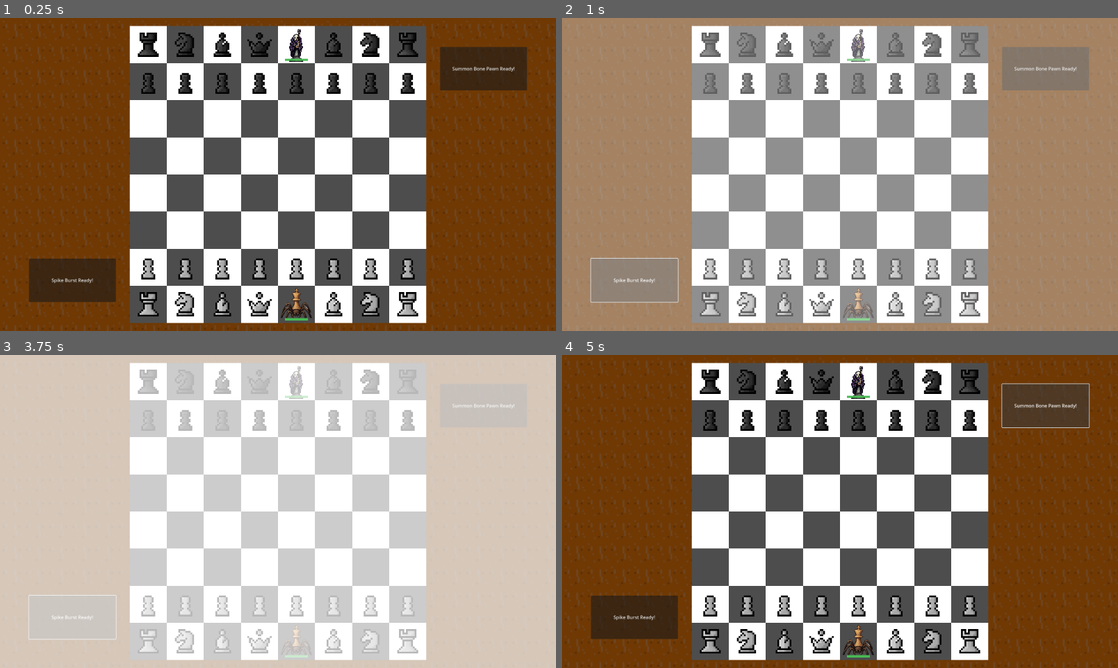
Above: before the commit, frames 1-4 (two rows, left to right).
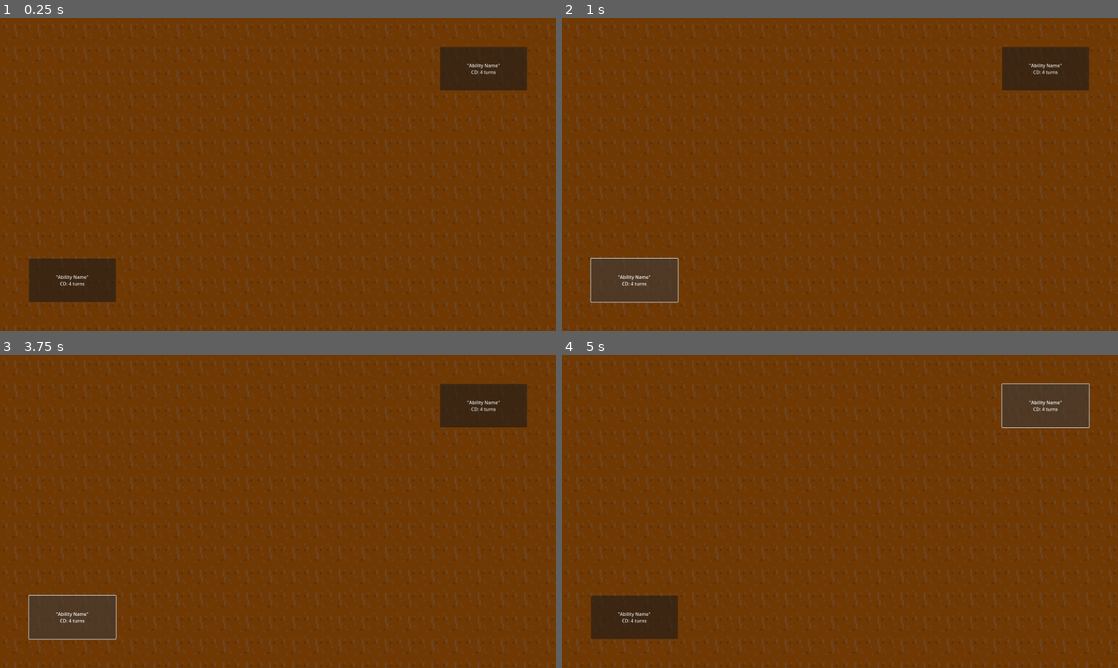
Above: after the commit, the same moments.

Repository: maximilian-hub/crpg_godot
Game: Godot game, scene res://scenes/main.tscn
Two runs of this game, one before a commit and one after it. Both use one fixed random seed, a clock stepped at 60 frames per second and the inputs below.
Inputs:
- Up to frame 1 (0.25 s): no input
- Up to frame 2 (1 s): click "Spike Burst Ready!" (after the commit: "'Ability Name' CD: 4 turns") at 0.5 s
- Up to frame 3 (3.75 s): click "Summon Bone Pawn Ready!" (after the commit: "'Ability Name' CD: 4 turns") at 1.25 s; click "Spike Burst Ready!" (after the commit: "'Ability Name' CD: 4 turns") at 2 s; click "Summon Bone Pawn Ready!" (after the commit: "'Ability Name' CD: 4 turns") at 2.75 s; click "Spike Burst Ready!" (after the commit: "'Ability Name' CD: 4 turns") at 3.5 s
- Up to frame 4 (5 s): click "Summon Bone Pawn Ready!" (after the commit: "'Ability Name' CD: 4 turns") at 4.25 s

The runs differ from the first frame. In frame 1, 51% of the frame differs, in the area x 9-93%, y 2-98%; in frame 2, 100%; in frame 3, 100%, in the area x 0-100%, y 0-100%; in frame 4, 51%.
Error after the commit: Parse Error: Cannot infer the type of "original_scale" variable because the value doesn't have a set type. (res://scripts/core/chess_board.gd:289)

Commit message:
Added basic game ending framework.

Diff:
--- a/scripts/core/chess_board.gd
+++ b/scripts/core/chess_board.gd
@@ -281,16 +281,20 @@
 		spawn_explosion(pos)
 
 func start_minotaur_rage_intro(minotaur_node: Node) -> void:
-	controller.is_input_locked = true
-
+	if not is_instance_valid(minotaur_node):
+		printerr("start_minotaur_rage_intro: Invalid Minotaur view node.")
+		rage_intro_animation_completed.emit()
+		return
+
+	var original_scale := minotaur_node.scale
 	var tween = create_tween()
-	tween.tween_property(minotaur_node, "scale", minotaur_node.scale * 1.25, 1).set_trans(Tween.TRANS_ELASTIC)
+	tween.tween_property(minotaur_node, "scale", original_scale * 1.25, 1).set_trans(Tween.TRANS_ELASTIC)
 	tween.tween_interval(0.15) # Adjust timing as needed
-	tween.tween_property(minotaur_node, "scale", minotaur_node.scale, 0.1)
+	tween.tween_property(minotaur_node, "scale", original_scale, 0.1)
 	await tween.finished
 
-	controller.is_input_locked = false
-	emit_signal("rage_intro_animation_completed")
+	# The Model owns input locking for the complete action/reaction chain.
+	rage_intro_animation_completed.emit()
 
 func flash_screen(duration := 1):
 	flash_overlay.visible = true
--- a/scripts/core/chess_controller.gd
+++ b/scripts/core/chess_controller.gd
@@ -23,6 +23,9 @@
 	pass
 
 func _on_square_clicked(coord: Vector2i):
+	if model.battle_over:
+		return
+
 	# Reaction selections are the only clicks allowed while an action is resolving.
 	if non_move_selection_mode:
 		_handle_non_move_selection_mode_click(coord)
@@ -89,6 +92,8 @@
 	legal_moves.clear()
 
 func _on_white_active_button_pressed() -> void:
+	if model.battle_over:
+		return
 	if is_input_locked:
 		return
 	if model.current_turn == "black":
@@ -101,6 +106,8 @@
 		select_active_ability("white")
 
 func _on_black_active_button_pressed() -> void:
+	if model.battle_over:
+		return
 	if is_input_locked:
 		return
 	if model.current_turn == "white":
@@ -162,3 +169,23 @@
 	last_active_piece = null
 	selection_piece_processed.emit()
 	view.clear_highlights()
+
+## Permanently disables battle interactions after the Model declares a result.
+func lock_after_battle() -> void:
+	is_input_locked = true
+	selected_piece = null
+	legal_moves.clear()
+
+	if active_ability_selected and is_instance_valid(active_king):
+		if active_king.has_method("_on_active_deselected"):
+			active_king._on_active_deselected(false)
+
+	active_king = null
+	active_ability_selected = false
+
+	if non_move_selection_mode:
+		end_non_move_selection_mode()
+	else:
+		active_piece = null
+		last_active_piece = null
+		view.clear_highlights()
--- a/scripts/core/chess_game.gd
+++ b/scripts/core/chess_game.gd
@@ -1,3 +1,53 @@
 extends Node
+class_name ChessGame
 
-# A container for the chess game stuff :P
+## Coordinates battle-level state without owning chess rules.
+## The model reports a winning color; this node translates it into a
+## player-facing win/loss/draw result for UI and future overworld flow.
+
+signal battle_completed(player_result: String)
+
+@export var model: ChessBoardModel
+@export_enum("white", "black") var player_color: String = "white"
+
+# Optional for now. Assign these in the Inspector when you add a result UI.
+@export var result_panel: Control
+@export var result_label: Label
+
+func _ready() -> void:
+	if model == null:
+		printerr("ChessGame has no ChessBoardModel assigned.")
+		return
+
+	if not model.battle_finished.is_connected(_on_battle_finished):
+		model.battle_finished.connect(_on_battle_finished)
+
+	if result_panel != null:
+		result_panel.hide()
+
+func _on_battle_finished(winner_color: String) -> void:
+	var player_result: String
+
+	if winner_color == "draw":
+		player_result = "draw"
+	elif winner_color == player_color:
+		player_result = "win"
+	else:
+		player_result = "loss"
+
+	if result_label != null:
+		match player_result:
+			"win":
+				result_label.text = "Victory!"
+			"loss":
+				result_label.text = "Defeat..."
+			"draw":
+				result_label.text = "Draw"
+
+	if result_panel != null:
+		result_panel.show()
+
+	battle_completed.emit(player_result)
+
+func restart_battle() -> void:
+	get_tree().reload_current_scene()
--- a/scripts/core/chess_model.gd
+++ b/scripts/core/chess_model.gd
@@ -16,6 +16,12 @@
 var current_turn: String = "white"	# can be white or black
 signal turn_changed(current_turn: String)
 signal piece_destroyed(piece: ModelPiece)
+signal action_finished()
+signal battle_finished(winner_color: String)
+
+var battle_over: bool = false
+var battle_result: String = ""
+var defeated_king_colors: Array[String] = []
 
 var selection_queue: Array = [] # {calling_piece, action_type, priority, sequence, event_data}
 var selection_sequence: int = 0
@@ -35,12 +41,12 @@
 const ClassicKing = preload("res://scripts/pieces/classic_king.gd")
 const MinotaurKing = preload("res://scripts/pieces/minotaur_king.gd")
 const NecromancerKing = preload("res://scripts/pieces/necromancer_king.gd")
-const ArakneKing = preload("res://scripts/pieces/arakne_king.gd")
 
 var custom_size = 16
 
 func _ready():
 	initialize_board()
+	#print(board) # debug
 	view.draw_board(board)
 
 func initialize_board():
@@ -70,7 +76,7 @@
 	board[0][1] = Knight.new("black", Vector2i(0, 1))
 	board[0][2] = Bishop.new("black", Vector2i(0, 2))
 	board[0][3] = Queen.new("black", Vector2i(0, 3))
-	board[0][4] = NecromancerKing.new("black", Vector2i(0, 4))
+	board[0][4] = MinotaurKing.new("black", Vector2i(0, 4))
 	board[0][5] = Bishop.new("black", Vector2i(0, 5))
 	board[0][6] = Knight.new("black", Vector2i(0, 6))
 	board[0][7] = Rook.new("black", Vector2i(0, 7))
@@ -83,7 +89,7 @@
 	board[7][1] = Knight.new("white", Vector2i(7, 1))
 	board[7][2] = Bishop.new("white", Vector2i(7, 2))
 	board[7][3] = Queen.new("white", Vector2i(7, 3))
-	board[7][4] = ArakneKing.new("white", Vector2i(7, 4))
+	board[7][4] = NecromancerKing.new("white", Vector2i(7, 4))
 	board[7][5] = Bishop.new("white", Vector2i(7, 5))
 	board[7][6] = Knight.new("white", Vector2i(7, 6))
 	board[7][7] = Rook.new("white", Vector2i(7, 7))
@@ -155,7 +161,6 @@
 		# Abilities begin ready; this also initializes the button text.
 		king_piece.set_cooldown(king_piece.current_cooldown)
 
-		# why is this here? like uhhh should this be here? this feels weird
 		if king_piece is MinotaurKing:
 			var ability_callback := Callable(view, "_on_piece_started_ability")
 			var passive_callback := Callable(view, "_on_passive_ability_effect")
@@ -215,6 +220,9 @@
 ## For simply moving a piece in the model, see actually_move_piece()
 ## Abilities are not considered moves and are handled elsewhere.
 func begin_action(owner_color: String) -> bool:
+	if battle_over:
+		printerr("begin_action: The battle is already over.")
+		return false
 	if action_in_progress:
 		printerr("begin_action: An action is already in progress.")
 		return false
@@ -238,11 +246,48 @@
 		printerr("finish_action: No action is in progress.")
 		return
 
+	if has_defeated_king():
+		complete_battle()
+		return
+
 	print("ACTION END — ", action_owner_color)
 	action_in_progress = false
 	action_owner_color = ""
-	switch_turn() ## This is the only place switch_turn() should be called.
+	switch_turn()
 	controller.is_input_locked = false
+	action_finished.emit()
+
+func has_defeated_king() -> bool:
+	return not defeated_king_colors.is_empty()
+
+func complete_battle() -> void:
+	if battle_over:
+		return
+
+	var white_defeated := "white" in defeated_king_colors
+	var black_defeated := "black" in defeated_king_colors
+
+	if not white_defeated and not black_defeated:
+		printerr("complete_battle: Called without a defeated king.")
+		return
+
+	battle_over = true
+	selection_queue.clear()
+	action_in_progress = false
+	action_owner_color = ""
+
+	if white_defeated and black_defeated:
+		battle_result = "draw"
+	elif white_defeated:
+		battle_result = "black"
+	else:
+		battle_result = "white"
+
+	if is_instance_valid(controller):
+		controller.lock_after_battle()
+
+	print("BATTLE FINISHED — ", battle_result)
+	battle_finished.emit(battle_result)
 
 ## Entry point for a player's normal move/capture/castle/en-passant action.
 func move_piece(piece: ModelPiece, to: Vector2i):
@@ -288,10 +333,28 @@
 	await king.active_target_selected(target)
 	await continue_action_resolution()
 
+
+
+### Moves a piece from one square to another.
+## Assumes empty destination square.
+## Validation is handled in move_piece()
+#func actually_move_piece(piece: ModelPiece, to: Vector2i):
+	#print("actually moving piece, ", piece.type)
+	#var from = piece.coordinate
+	#board[from.x][from.y] = null
+	#board[to.x][to.y] = piece
+	#piece.coordinate = to
+	#piece.has_moved = true
+	#view.move_piece_node(piece.view_node, to) # update the view
+	#if piece.type.contains("pawn"): promotion_check(piece)
+
+
+
 ## Moves a piece from one square to another.
 # Assumes empty destination square for normal moves.
 # Validation is handled in move_piece() or callers like handle_combat.
-func actually_move_piece(piece: ModelPiece, to: Vector2i):
+func actually_move_piece(piece: ModelPiece, to: Vector2i): # <-- Added 'async'
+		# ... (existing safety checks) ...
 		if not is_instance_valid(piece):
 			printerr("actually_move_piece: Invalid piece instance provided.")
 			return
@@ -305,12 +368,14 @@
 		piece.coordinate = to # Update model coordinate *before* animation starts
 		piece.has_moved = true
 
-		# Start animation and wait
+		# --- CHANGE HERE: Start animation and wait ---
 		if is_instance_valid(piece.view_node):
 			await view.move_piece_node(piece.view_node, to)
 			print("Animation finished for piece: ", piece.type)
 		else:
 			printerr("actually_move_piece: Tried to move view_node for ", piece.type, " at ", to, ", but view_node is invalid.")
+			# Decide if the logic should continue without animation confirmation. Maybe?
+			# Let's assume for now if the view_node is gone, the move is effectively instant.
 
 		# Bone Pawns expire inside the action that moved them, before reactions drain.
 		if piece is BonePawn and piece._on_dead_row():
@@ -338,6 +403,9 @@
 	return true
 
 func switch_turn():
+	if battle_over:
+		return
+
 	if current_turn == "white":
 		current_turn = "black"
 	else:
@@ -387,7 +455,35 @@
 	await actually_move_piece(piece, to)
 
 # Assumes a piece is moving to attack another piece.
+#func handle_combat(attacker: ModelPiece, to: Vector2i, piece_node: Node):
+	#var defender = board[to.x][to.y]
+	#
+	#if defender.current_hp == 1: # normal capture
+		#destroy_piece(defender)				# TODO: but! destroy piece needs to come first, or a bug happens where a piece is no longer selectable after it captures...
+		#actually_move_piece(attacker, to) 	# TODO: moving needs to come first for Raise Dead to target adjacent attacker squares.
+		#promotion_check(attacker, piece_node, to)
+	#else: # doing damage, attacker doesn't move
+		#defender.take_damage()
+
+
+#func handle_combat(attacker: ModelPiece, to: Vector2i):
+	#var defender = board[to.x][to.y]
+	#var damage = attacker.attack_power
+#
+	#if defender.current_hp <= damage: # predict defender's death
+		#var defender_instance = defender
+		#var defender_original_coord = defender.coordinate
+#
+		#actually_move_piece(attacker, to)
+#
+#
+		#destroy_piece(defender_instance, false) # don't nullify the defender's square yet
+	#else: # Defender survives, takes damage, attacker stays put
+		#defender.take_damage(damage)
+
+
 func handle_combat(attacker: ModelPiece, to: Vector2i):
+		# --- Start of added checks ---
 		if not is_instance_valid(attacker):
 			printerr("handle_combat: Invalid attacker instance provided.")
 			return
@@ -402,10 +498,11 @@
 		if attacker.color == defender.color:
 			printerr("handle_combat: Attacker ", attacker.type, " attempted to attack friendly piece ", defender.type, " at ", to)
 			return
+		# --- End of added checks ---
 
 		var damage = attacker.attack_power
 
-		if defender.current_hp <= damage: # Defender dies, attacker moves to their square
+		if defender.current_hp <= damage: # predict defender's death
 			var defender_instance = defender # Keep a reference before the board changes
 			# var defender_original_coord = defender.coordinate # Not currently used, but could be useful
 
@@ -418,6 +515,9 @@
 		else: # Defender survives, takes damage, attacker stays put
 			await defender.take_damage(damage)
 
+
+
+
 func is_in_bounds(row: int, col: int) -> bool:
 	return row >= 0 and row < board.size() and col >= 0 and col < board[row].size()
 
@@ -433,7 +533,7 @@
 func get_adjacent_squares(coord: Vector2i) -> Array:
 	var offsets = [
 		Vector2i(-1, -1), Vector2i(-1, 0), Vector2i(-1, 1),
-		Vector2i(0, -1),                   Vector2i(0, 1),
+		Vector2i(0, -1),                Vector2i(0, 1),
 		Vector2i(1, -1),  Vector2i(1, 0),  Vector2i(1, 1),
 	]
 	var results = []
@@ -555,6 +655,11 @@
 
 
 	last_destroyed_piece = piece
+
+	if piece.is_king and piece.color not in defeated_king_colors:
+		defeated_king_colors.append(piece.color)
+		print("KING DEFEATED — ", piece.color)
+
 	piece_destroyed.emit(piece) # Necromancer needs to react based on the piece object
 
 
@@ -630,6 +735,11 @@
 ## Called by ModelPieces to add either an automatic reaction or a selection
 ## opportunity to the same ordered queue.
 func queue_selection_opportunity(calling_piece: ModelPiece, action_type: String, event_data):
+	# Once a king has fallen, the current effect may finish, but no new reactions
+	# should be added before the battle is finalized.
+	if battle_over or has_defeated_king():
+		return
+
 	var priority_value := 0
 	if action_type == "retaliating_rage":
 		# Finish Minotaur exchanges before pausing for Raise Dead selections.
@@ -656,6 +766,10 @@
 		printerr("continue_action_resolution: No action is in progress.")
 		return
 
+	if has_defeated_king():
+		complete_battle()
+		return
+
 	while not selection_queue.is_empty():
 		selection_queue.sort_custom(
 			func(a, b):
@@ -677,6 +791,13 @@
 		# continue the exchange before lower-priority selection reactions.
 		if action_type == "retaliating_rage":
 			await calling_piece.resolve_automatic_reaction(action_type, event_data)
+
+			# Let the already-running effect finish, but do not begin another
+			# reaction after it defeats a king.
+			if has_defeated_king():
+				complete_battle()
+				return
+
 			continue
 
 		var targets: Array = calling_piece.get_selection_targets(action_type, event_data)
@@ -691,6 +812,8 @@
 	finish_action()
 
 func resolve_reaction_selection(calling_piece: ModelPiece, coord: Vector2i) -> void:
+	if battle_over:
+		return
 	if not action_in_progress:
 		printerr("resolve_reaction_selection: No action is in progress.")
 		return
